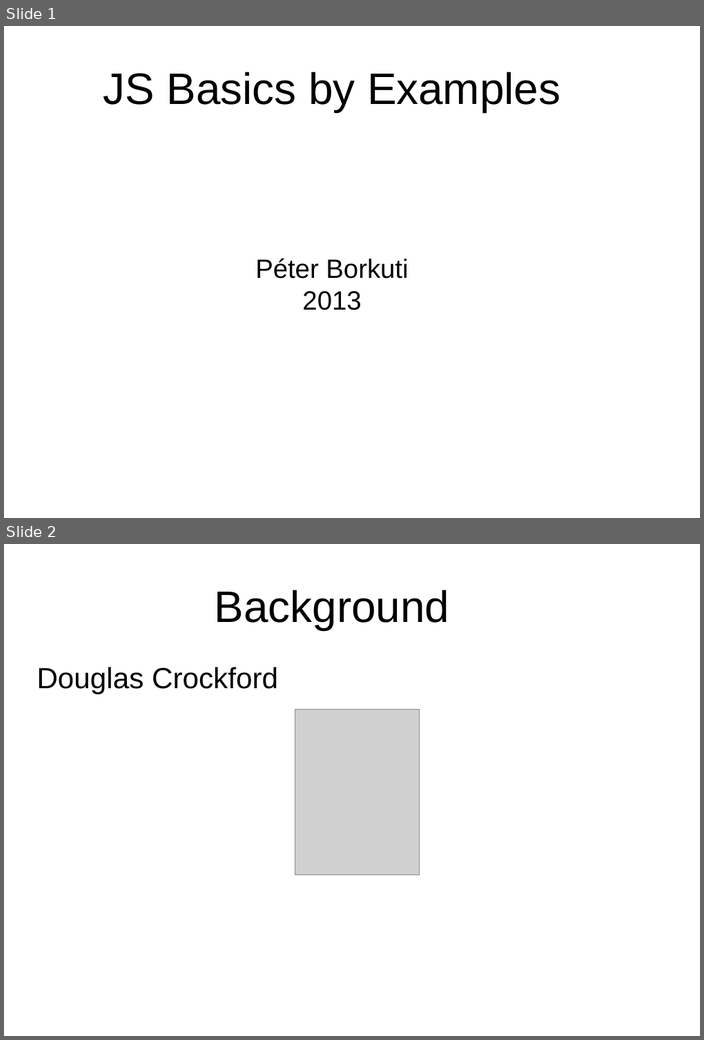
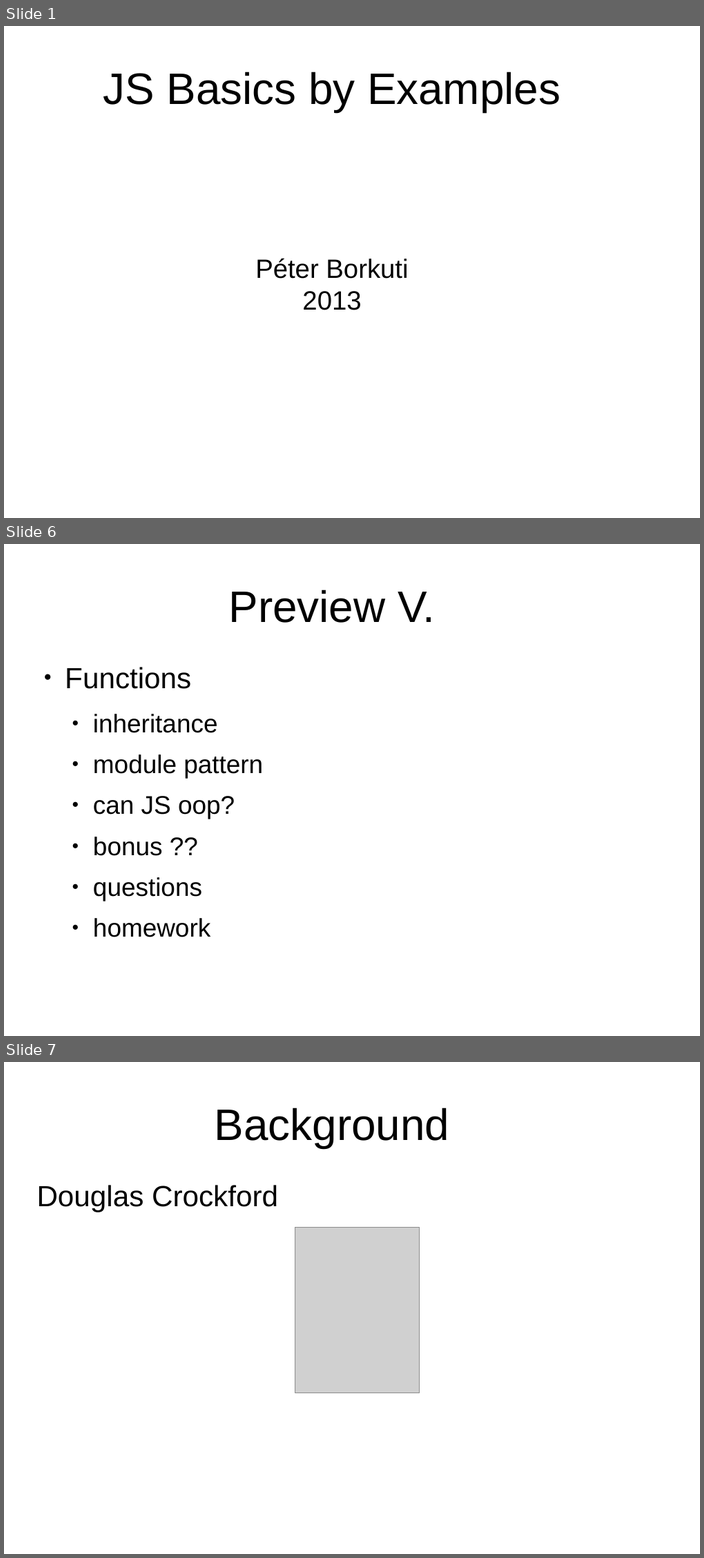
Before and after one commit to peterborkuti/other, a slide deck: JavaScriptBasics/jsbasics-slide.odp. Shown one above the other, each under a label of ours: slides 1 and 2 before the commit, slides 1, 6 and 7 after it; the slides between them are not shown. The pictures are 704x1040 and 704x1558 pixels, drawn with LibreOffice and Linux fonts; fonts in the diff are those of the drawing; grey boxes stand for pictures; background and template pictures are left out. Boxes give left, top, right and bottom in pixels: in the first picture for what was removed or moved away, otherwise in the second. Text is boxed around its words. In the diff, an @@ line names an element or a change of style, - is before the commit and + after.

```diff
--- a/JavaScriptBasics/jsbasics-slide.odp
+++ b/JavaScriptBasics/jsbasics-slide.odp
@@ slide 6 added at (4,544,700,1036), background #FFFFFF @@
@@ title added at (229,590,435,623), 53.3 pt, text #000000 @@
+Preview V.
@@ text added at (65,667,263,937), 30.9 pt, text #000000 @@
+● Functions
+  ● inheritance
+  ● module pattern
+  ● can JS oop?
+  ● bonus ??
+  ● questions
+  ● homework
@@ what was slide 2 is now slide 7 @@
```
Also in this commit, not shown: 13 other slides added, 1 slide removed, 4 other files.
